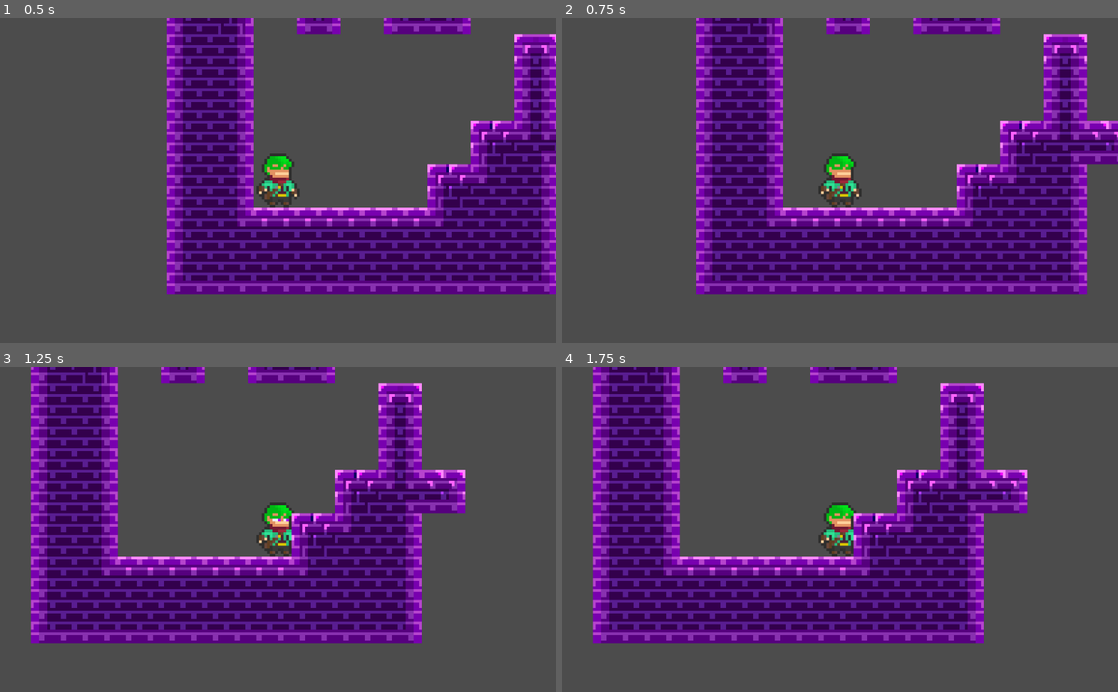
Above: before the commit, frames 1-4 (two rows, left to right).
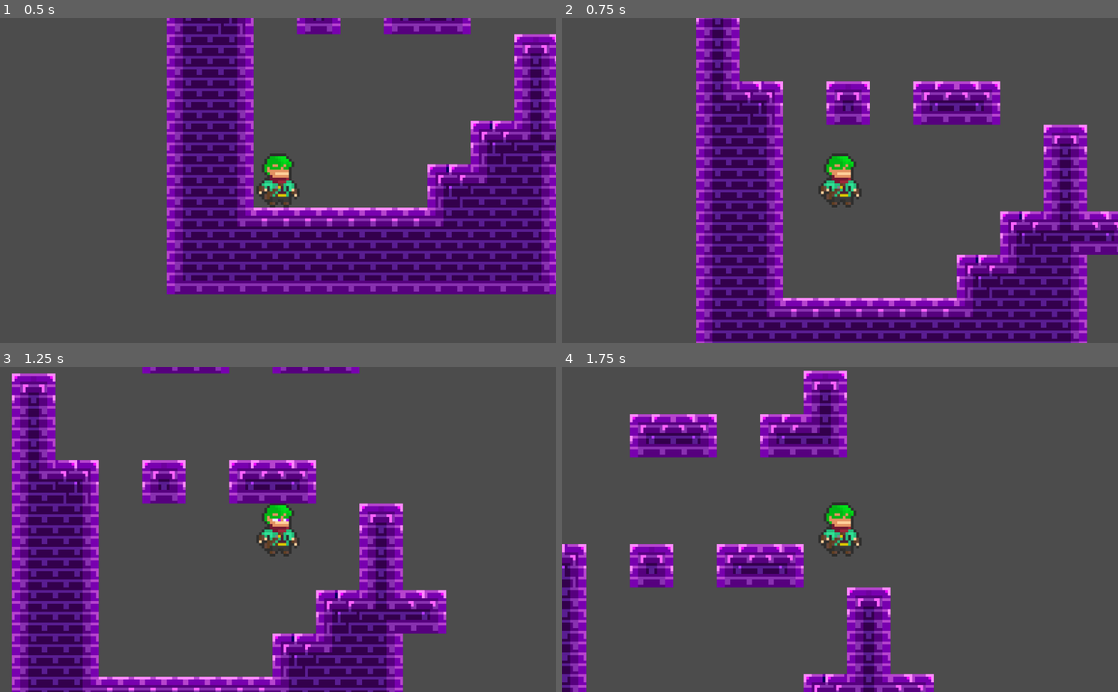
Above: after the commit, the same moments.

Repository: zachreid-96/GODOT-CPT-200
Game: Godot game, scene res://scenes/Maps/Level 1.tscn
Two runs of this game, one before a commit and one after it. Both use one fixed random seed, a clock stepped at 60 frames per second and the inputs below.
Inputs:
- Up to frame 1 (0.5 s): no input
- Up to frame 2 (0.75 s): tap Enter at 0.5 s; hold D (move_right) from 0.53 s (still down); tap Space (move_jump) at 0.6 s
- Up to frame 3 (1.25 s): keep holding D (move_right); tap Space (move_jump) at 0.77, 1.07 s
- Up to frame 4 (1.75 s): keep holding D (move_right); tap E (attack) at 1.35 s; tap Space (move_jump) at 1.52, 1.55 s

Frame 1 is identical in both runs. In frame 2, 45% of the frame differs, in the area x 24-100%, y 0-100%; in frame 3, 48%, in the area x 2-84%, y 0-100%; in frame 4, 45%.

Commit message:
Removed erroneous indentation for jump

Diff:
--- a/scripts/Player.gd
+++ b/scripts/Player.gd
@@ -40,8 +40,8 @@
 		#Slow down on the floor
 		motion.x = lerp(motion.x,0,FRICTION)
 	#Jump is pressed
-		if Input.is_action_just_pressed("move_jump"):
-			motion.y = -JUMPFORCE
+	if Input.is_action_just_pressed("move_jump"):
+		motion.y = -JUMPFORCE
 
 	#Re-evaluate motion using updated values
 	motion = move_and_slide(motion,UP)
